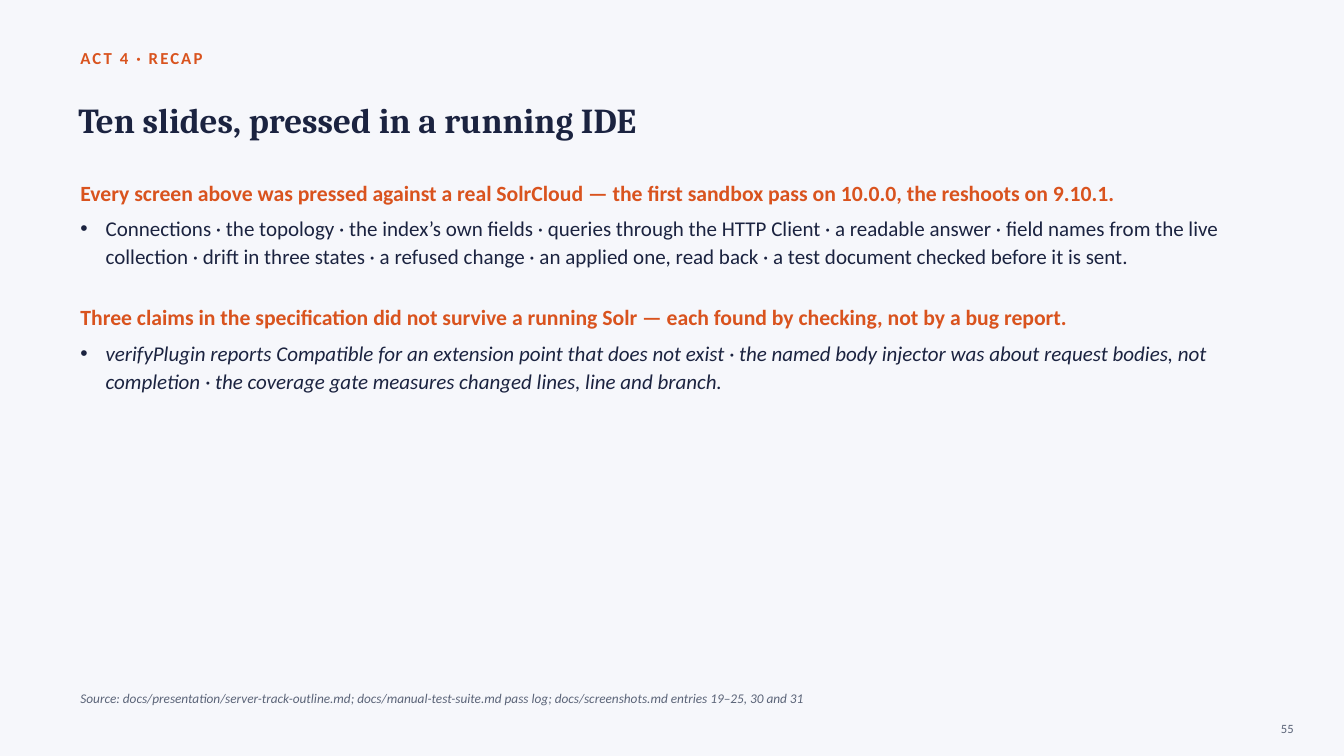
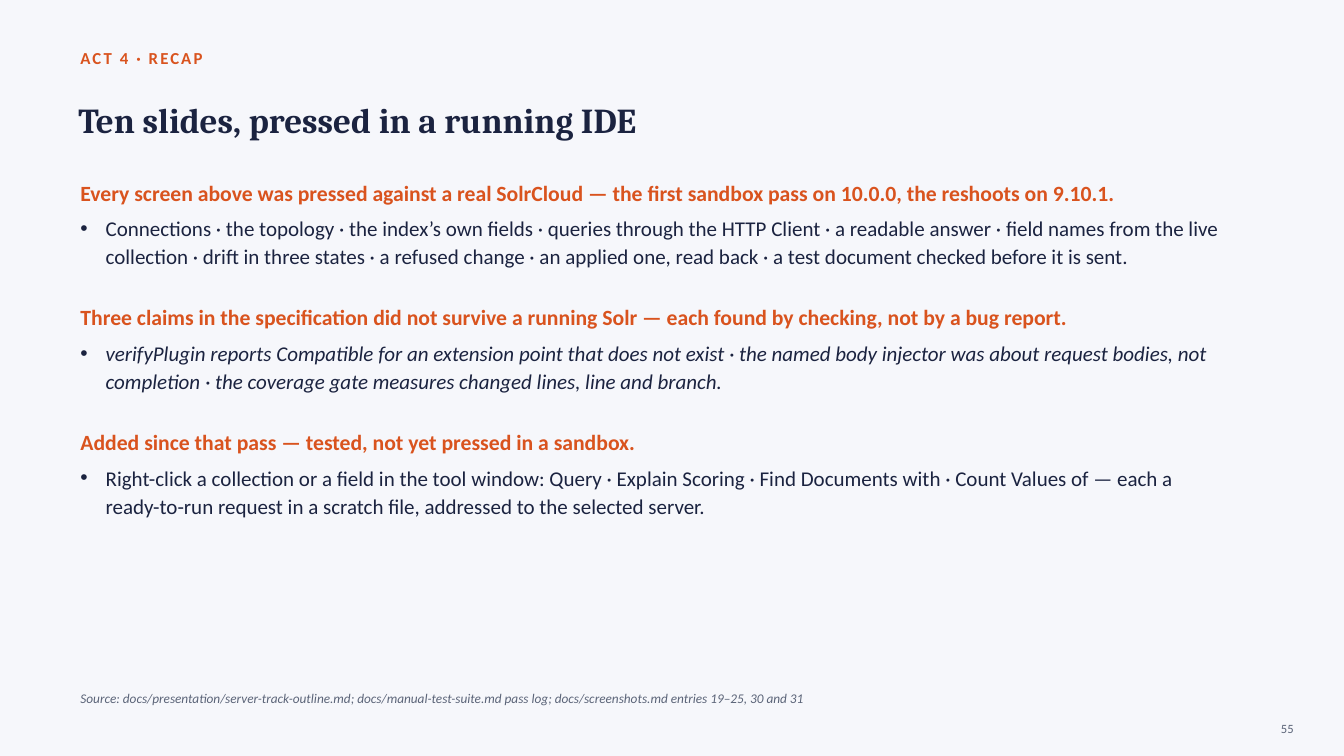
Before and after one commit to adityamparikh/solr-intellij-plugin, a slide deck: slide 55 of docs/presentation/solr-intellij-plugin.pptx. Drawn at 1344x756 pixels with LibreOffice and Linux fonts; fonts in the diff are those of the drawing. Boxes give left, top, right and bottom in pixels: in the first picture for what was removed or moved away, otherwise in the second. Text is boxed around its words. In the diff, an @@ line names an element or a change of style, - is before the commit and + after.

```diff
--- a/docs/presentation/solr-intellij-plugin.pptx
+++ b/docs/presentation/solr-intellij-plugin.pptx
@@ text at (80, 434, 1172, 518): paragraphs added @@
+Added since that pass — tested, not yet pressed in a sandbox.
+• Right-click a collection or a field in the tool window: Query · Explain Scoring · Find Documents with · Count Values of — each a ready-to-run request in a scratch file, addressed to the selected server.
```
Also in this commit, not shown: 5 other slides changed, 2 other files.
